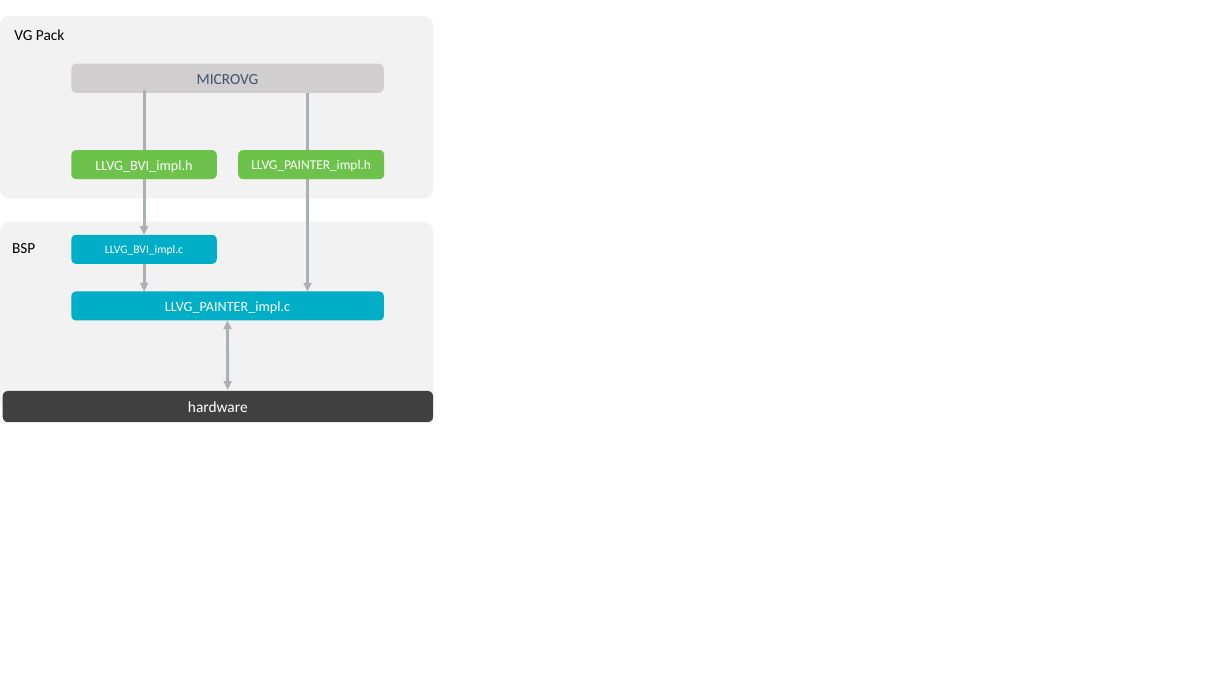
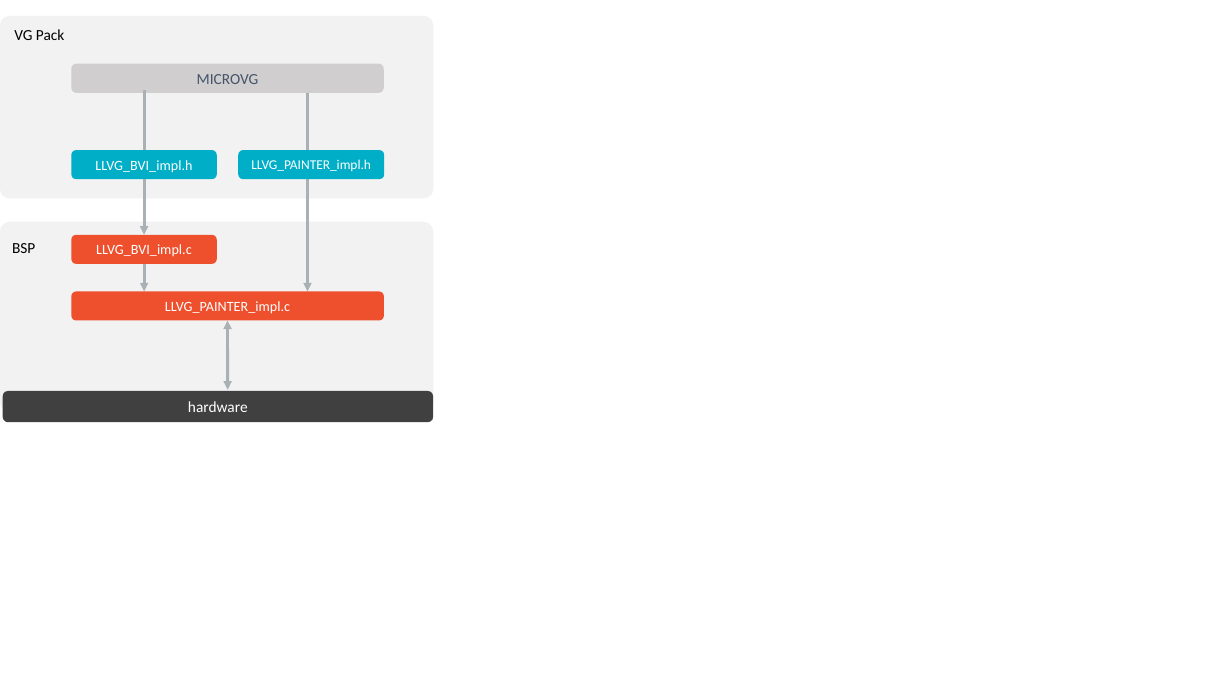
Before and after one commit to MicroEJ/docs, a slide deck: slide 7 of VEEPortingGuide/images/vgLL.pptx. Drawn at 1232x693 pixels with LibreOffice and Linux fonts; fonts in the diff are those of the drawing. Boxes give left, top, right and bottom in pixels: in the first picture for what was removed or moved away, otherwise in the second. Text is boxed around its words. In the diff, an @@ line names an element or a change of style, - is before the commit and + after.

```diff
--- a/VEEPortingGuide/images/vgLL.pptx
+++ b/VEEPortingGuide/images/vgLL.pptx
@@ rounded rectangle "LLVG_BVI_impl.h" at <box>71,150,216,178</box>: fill #6CC24A to #00AEC7 @@
@@ rounded rectangle "LLVG_PAINTER_impl.h" at <box>238,150,384,178</box>: fill #6CC24A to #00AEC7 @@
@@ rounded rectangle "LLVG_BVI_impl.c" at <box>71,235,216,263</box>: size 9 to 11 pt; fill #00AEC7 to #EE502E @@
@@ rounded rectangle "LLVG_PAINTER_impl.c" at <box>71,291,384,320</box>: fill #00AEC7 to #EE502E @@
```
Also in this commit, not shown: 7 other slides changed, 16 other files.
